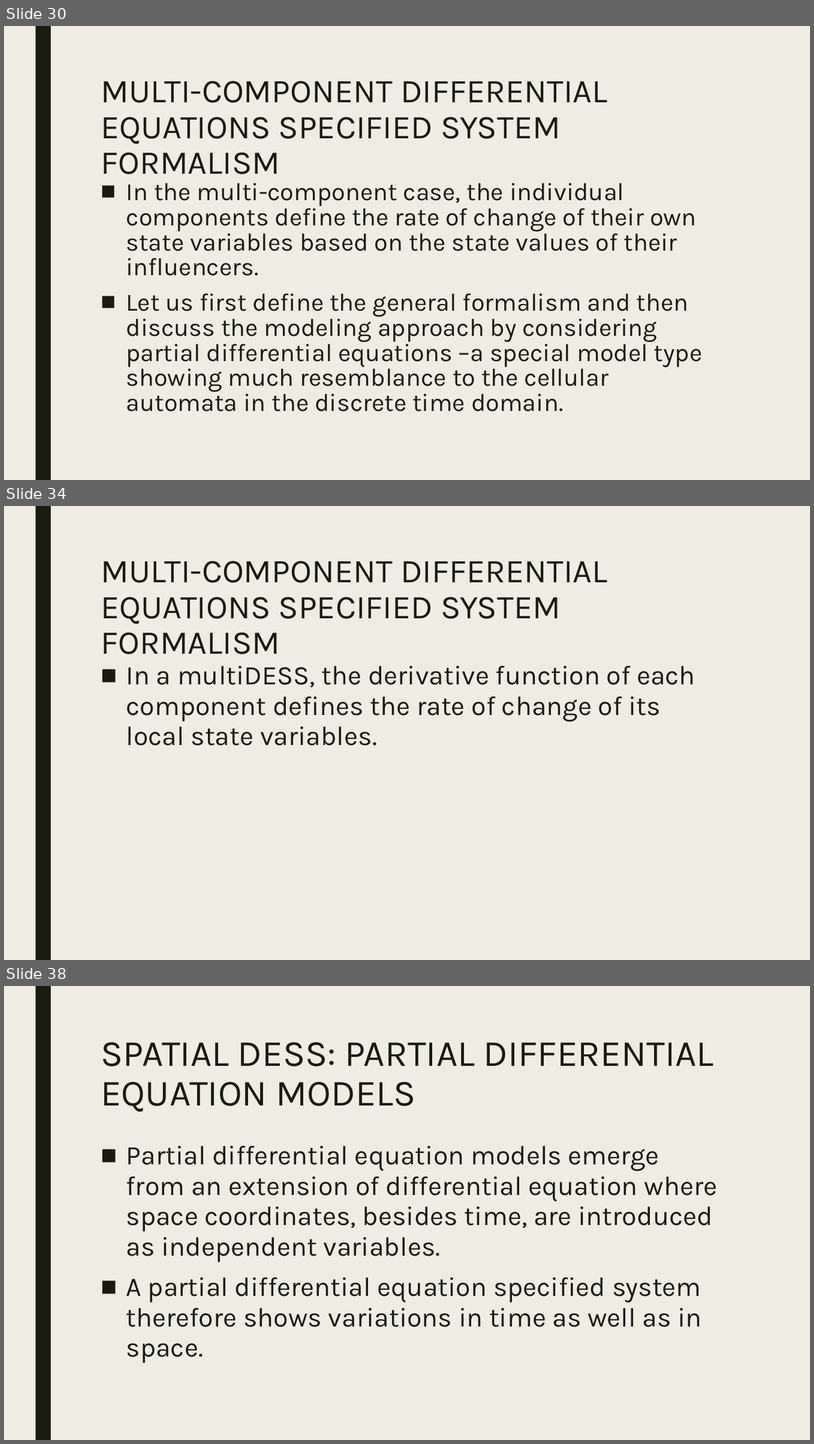
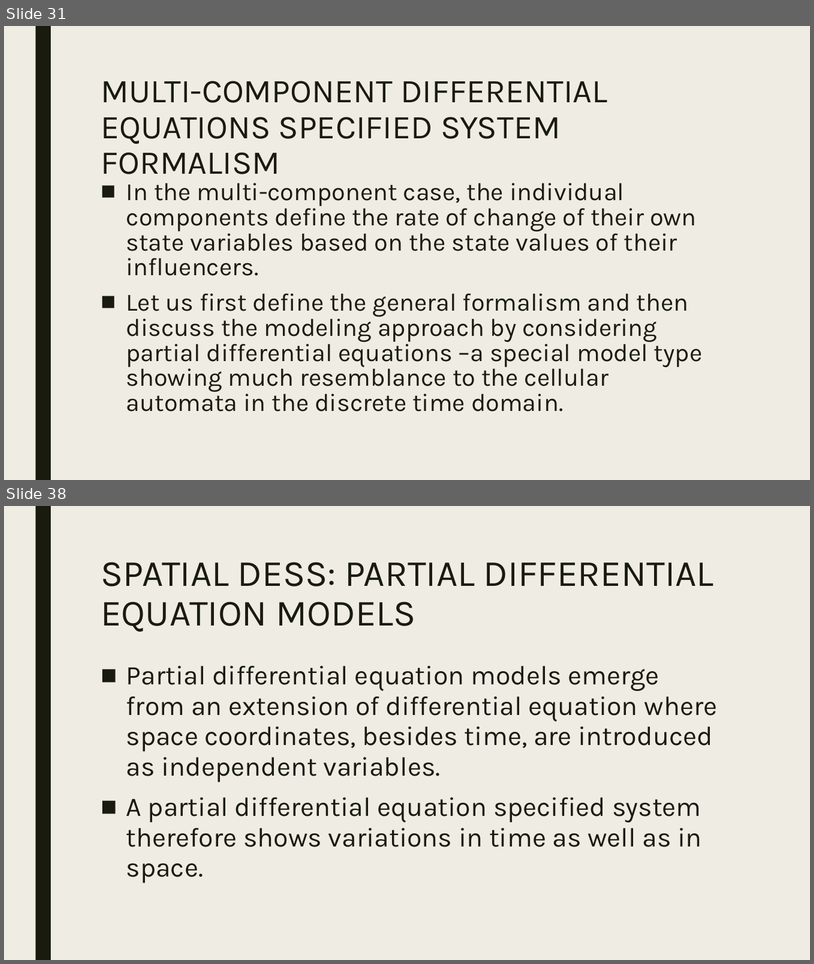
Before and after one commit to Z-Fikar/Tugas, a slide deck: Simulasi/Rangkum PPT/Chapter 7.pptx. Shown one above the other, each under a label of ours: slides 30, 34 and 38 before the commit, slides 31 and 38 after it; the slides between them are not shown. The pictures are 814x1444 and 814x964 pixels, drawn with LibreOffice and Linux fonts; fonts in the diff are those of the drawing. Boxes give left, top, right and bottom in pixels: in the first picture for what was removed or moved away, otherwise in the second. Text is boxed around its words. In the diff, an @@ line names an element or a change of style, - is before the commit and + after.

```diff
--- a/Simulasi/Rangkum PPT/Chapter 7.pptx
+++ b/Simulasi/Rangkum PPT/Chapter 7.pptx
@@ slide 34 removed at (4,506,810,960), background #EFEDE3; not listed: 1 template element that a slide beside it also shows @@
@@ title removed at (101,561,608,654) @@
-MULTI-COMPONENT DIFFERENTIAL EQUATIONS SPECIFIED SYSTEM FORMALISM
@@ text removed at (126,666,696,745) @@
-■ In a multiDESS, the derivative function of each component defines the rate of change of its local state variables.
@@ what was slide 30 is now slide 31 @@
```
Also in this commit, not shown: 31 slides changed, 1 slide added.
